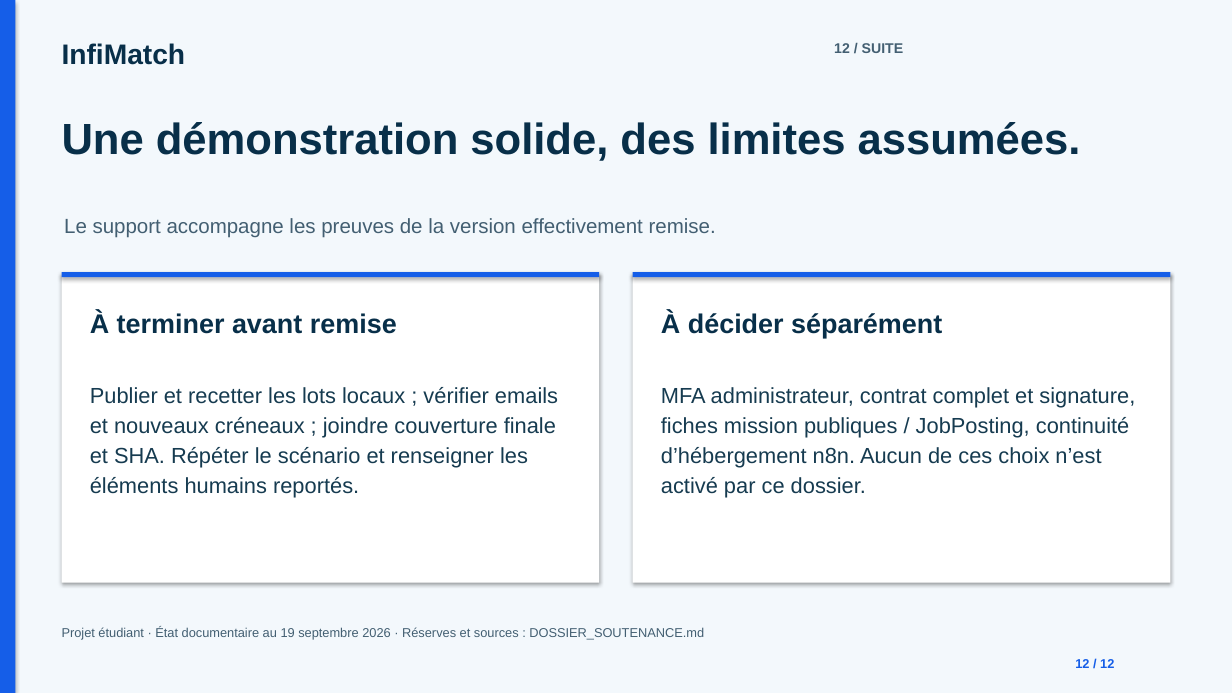
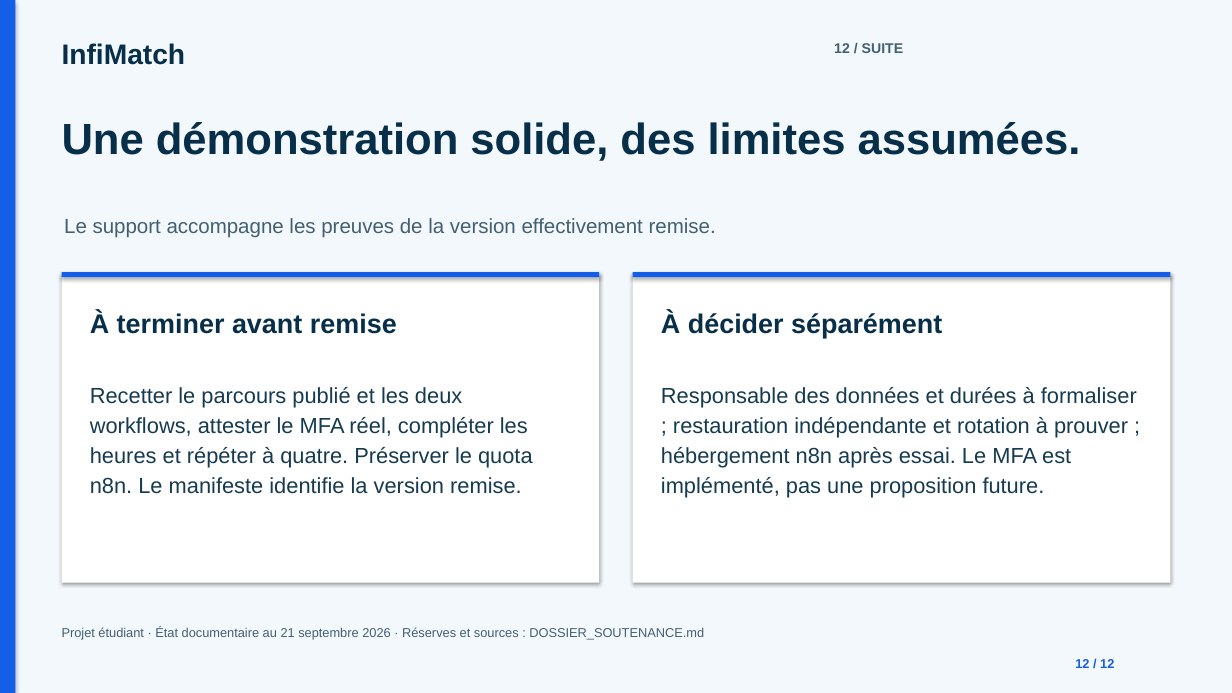
Before and after one commit to lebretyves/Infimactch_Prod, a slide deck: slide 12 of docs/presentation/InfiMatch_Soutenance.pptx. Drawn at 1232x693 pixels with LibreOffice and Linux fonts; fonts in the diff are those of the drawing. Boxes give left, top, right and bottom in pixels: in the first picture for what was removed or moved away, otherwise in the second. Text is boxed around its words. In the diff, an @@ line names an element or a change of style, - is before the commit and + after.

```diff
--- a/docs/presentation/InfiMatch_Soutenance.pptx
+++ b/docs/presentation/InfiMatch_Soutenance.pptx
@@ text at [90,387,533,494]: text changed @@
-Publier et recetter les lots locaux ; vérifier emails et nouveaux créneaux ; joindre couverture finale et SHA. Répéter le scénario et renseigner les éléments humains reportés.
+Recetter le parcours publié et les deux workflows, attester le MFA réel, compléter les heures et répéter à quatre. Préserver le quota n8n. Le manifeste identifie la version remise.
@@ text at [661,387,1137,498]: text changed @@
-MFA administrateur, contrat complet et signature, fiches mission publiques / JobPosting, continuité d’hébergement n8n. Aucun de ces choix n’est activé par ce dossier.
+Responsable des données et durées à formaliser ; restauration indépendante et rotation à prouver ; hébergement n8n après essai. Le MFA est implémenté, pas une proposition future.
@@ text at [62,627,704,640]: text changed @@
-Projet étudiant · État documentaire au 19 septembre 2026 · Réserves et sources : DOSSIER_SOUTENANCE.md
+Projet étudiant · État documentaire au 21 septembre 2026 · Réserves et sources : DOSSIER_SOUTENANCE.md
```
Also in this commit, not shown: 11 other slides changed, 44 other files.
